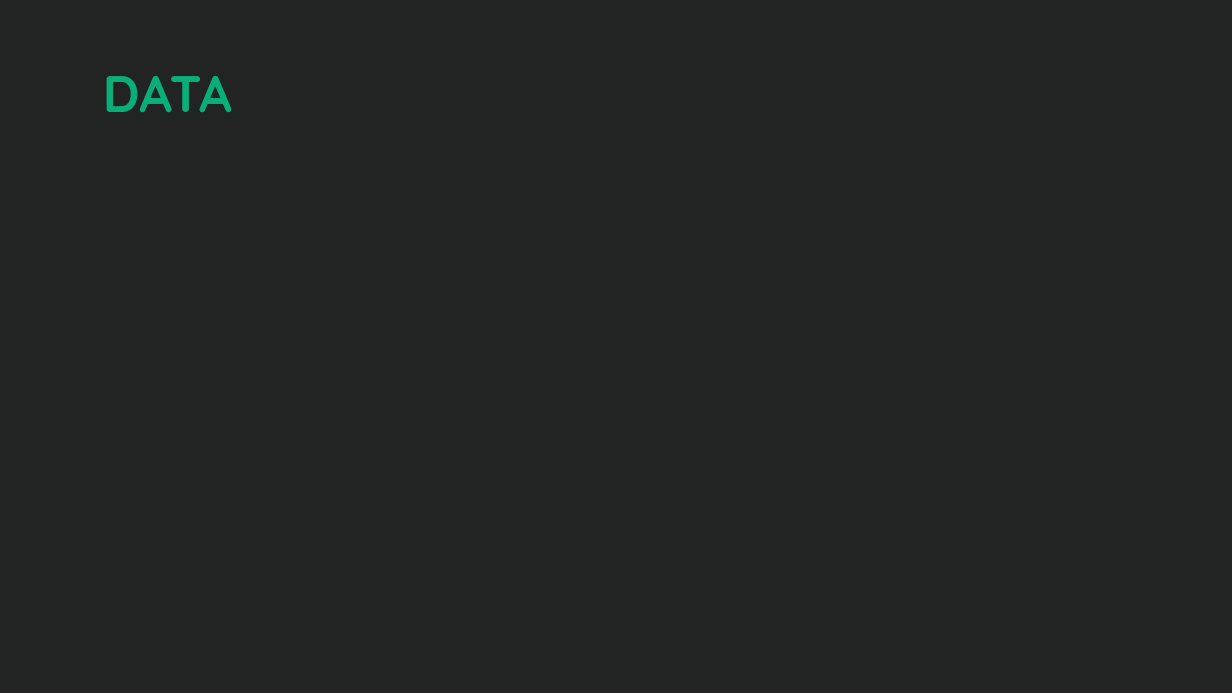
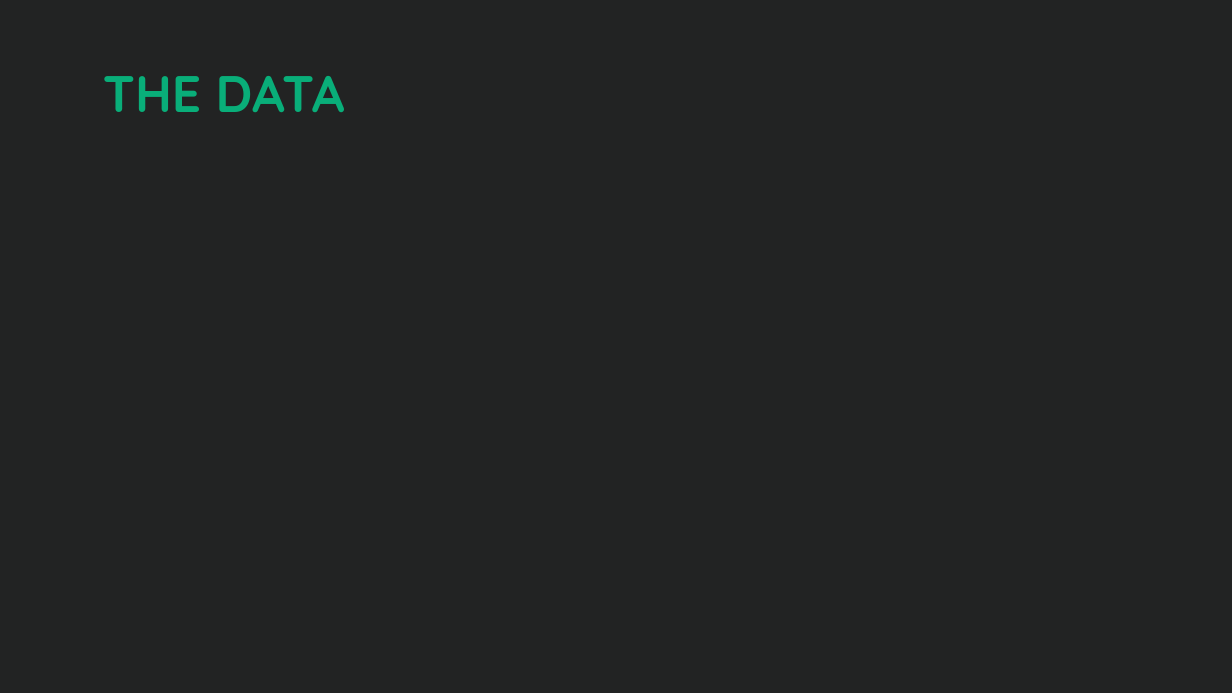
Before and after one commit to sean-m-cusick/WAP_SHS_APP, a slide deck: slide 9 of Presentation/PHS Rshiny Team Klas.pptx (slide 8 before the commit). Drawn at 1232x693 pixels with LibreOffice and Linux fonts; fonts in the diff are those of the drawing; background and template pictures are left out. Boxes give left, top, right and bottom in pixels: in the first picture for what was removed or moved away, otherwise in the second. Text is boxed around its words. In the diff, an @@ line names an element or a change of style, - is before the commit and + after.

```diff
--- a/Presentation/PHS Rshiny Team Klas.pptx
+++ b/Presentation/PHS Rshiny Team Klas.pptx
@@ title at (103,76,345,112): text changed @@
-DATA
+THE DATA
```
Also in this commit, not shown: 1 other slide changed, 2 slides added, 1 slide removed, 1 other file.
